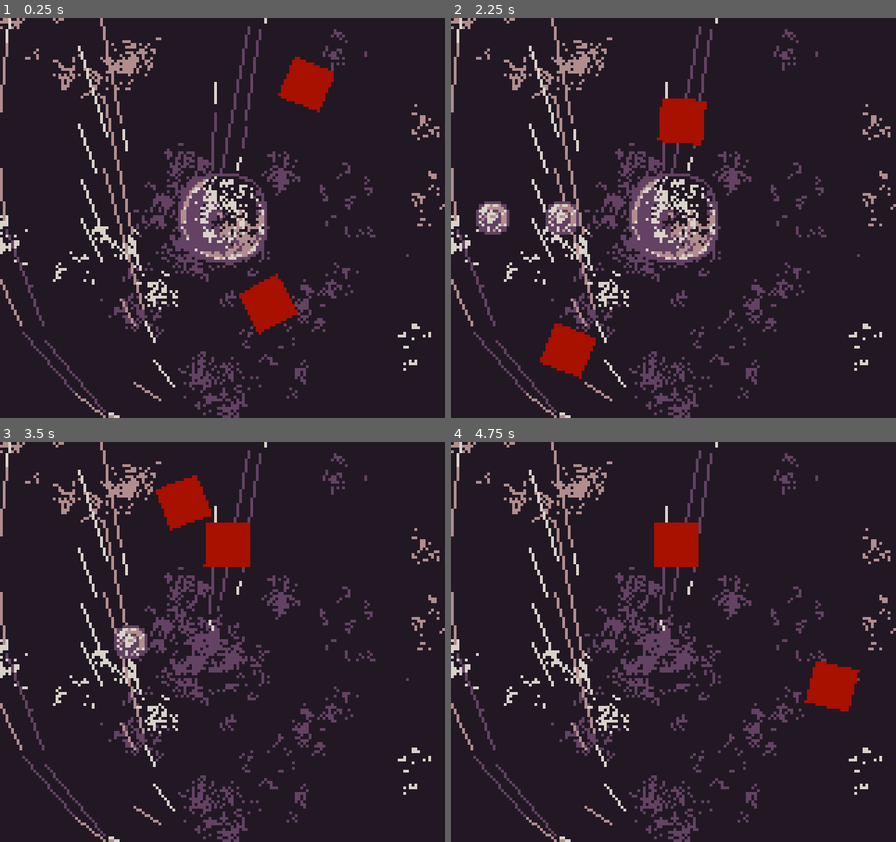
Above: before the commit, frames 1-4 (two rows, left to right).
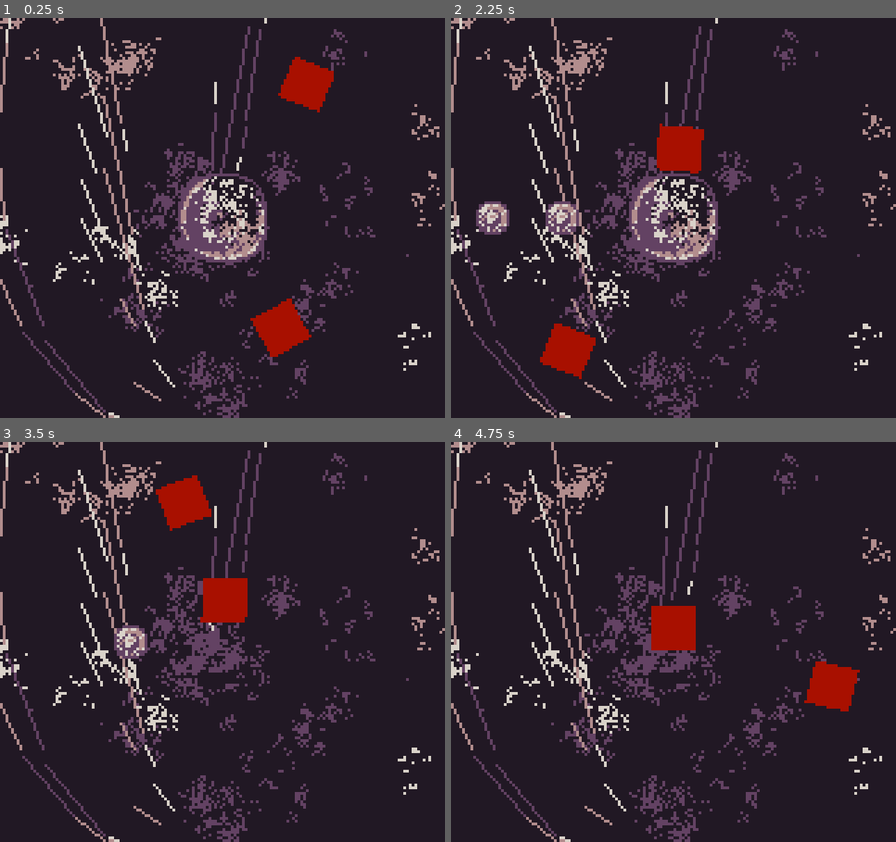
Above: after the commit, the same moments.

Repository: sym-z/gbjam-12
Game: Godot game, scene res://scenes/load_scene.tscn
Same seed, same stepped clock (60 frames per second), same inputs: the game is played once before the commit and once after it.
Inputs:
- Up to frame 1 (0.25 s): no input
- Up to frame 2 (2.25 s): tap Enter (START) at 0.5 s; hold D (DPAD-RIGHT) 0.53-1.28 s; tap L (A) at 0.6, 1.35 s; hold S (DPAD-DOWN) 1.28-2.03 s; hold D (DPAD-RIGHT) from 2.03 s (still down); tap K (B) at 2.1 s
- Up to frame 3 (3.5 s): tap L (A) at 2.3, 3.05 s; release D (DPAD-RIGHT) at 2.78 s; hold W (DPAD-UP) from 2.78 s (still down); tap Shift (SELECT) at 2.85 s
- Up to frame 4 (4.75 s): release W (DPAD-UP) at 3.53 s; hold A (DPAD-LEFT) from 3.53 s (still down); tap Enter (START) at 3.6 s; tap L (A) at 3.8, 4.35 s

The runs differ from the first frame. In frame 1, 1.4% of the frame differs, in the area x 53-70%, y 63-85%; in frame 2, 1.4%; in frame 3, 2.2%, in the area x 45-57%, y 20-46%; in frame 4, 2.2%.

Commit message:
Radial enemy attack
Radial enemy now creeps towards the player

Diff:
--- a/game-files/scenes/radial_guy.tscn
+++ b/game-files/scenes/radial_guy.tscn
@@ -17,9 +17,12 @@
 [sub_resource type="RectangleShape2D" id="RectangleShape2D_ojjiy"]
 size = Vector2(16, 16)
 
-[node name="Radial Guy" type="Node2D" node_paths=PackedStringArray("body")]
+[node name="Radial Guy" type="Node2D" node_paths=PackedStringArray("body", "creep_clock")]
 script = ExtResource("1_346tb")
+radius = 45
 body = NodePath("Guy")
+creep_clock = NodePath("Creep Timer")
+radial_creep = 10.0
 
 [node name="Guy" type="Node2D" parent="."]
 
@@ -30,3 +33,7 @@
 
 [node name="CollisionShape2D" type="CollisionShape2D" parent="Guy/Hit Box"]
 shape = SubResource("RectangleShape2D_ojjiy")
+
+[node name="Creep Timer" type="Timer" parent="."]
+
+[connection signal="timeout" from="Creep Timer" to="." method="_on_creep_timer_timeout"]
--- a/game-files/scripts/radial_guy.gd
+++ b/game-files/scripts/radial_guy.gd
@@ -3,7 +3,7 @@
 @export var direction : Vector2 = Vector2.ZERO
 ### CIRCLING ENEMY ###
 # FOLLOWS SET CIRCULAR PATH
-# TODO: ATTACK PLAYER OR LEAVE
+# TODO: DISAPPEAR AFTER PLAYER KILL
 
 @export var damage : int = 1
 @export var health : int = 1
@@ -12,7 +12,19 @@
 # What is being rotated
 @export var body : Node2D
 
+# The timer for the creep
+@export var creep_clock : Timer
+
+# How much the guy moves towards the center when the timer is up
+@export var radial_creep : float = 1.0
+
+# How long until the guy creeps forward
+@export var creep_time : float = 1.0
 func _ready():
+	# Start creep timer
+	creep_clock.wait_time = creep_time
+	creep_clock.start()
+
 	### ASSIGN VALUES FOR POSITIONING ###
 	var CENTERX = get_viewport_rect().size.x / 2
 	var CENTERY = get_viewport_rect().size.y / 2
@@ -40,3 +52,12 @@
 	health -= dam
 	if health <= 0:
 		destroy(true)
+
+# The enemy creeps toward the center every second
+func _on_creep_timer_timeout():
+	#radius -= radial_creep
+	if body.position.x - radial_creep < 0:
+		body.position = Vector2.ZERO
+	else:
+		body.position -= Vector2(radial_creep,0)
+	pass # Replace with function body.
Not shown, changed: DESIGN.md
